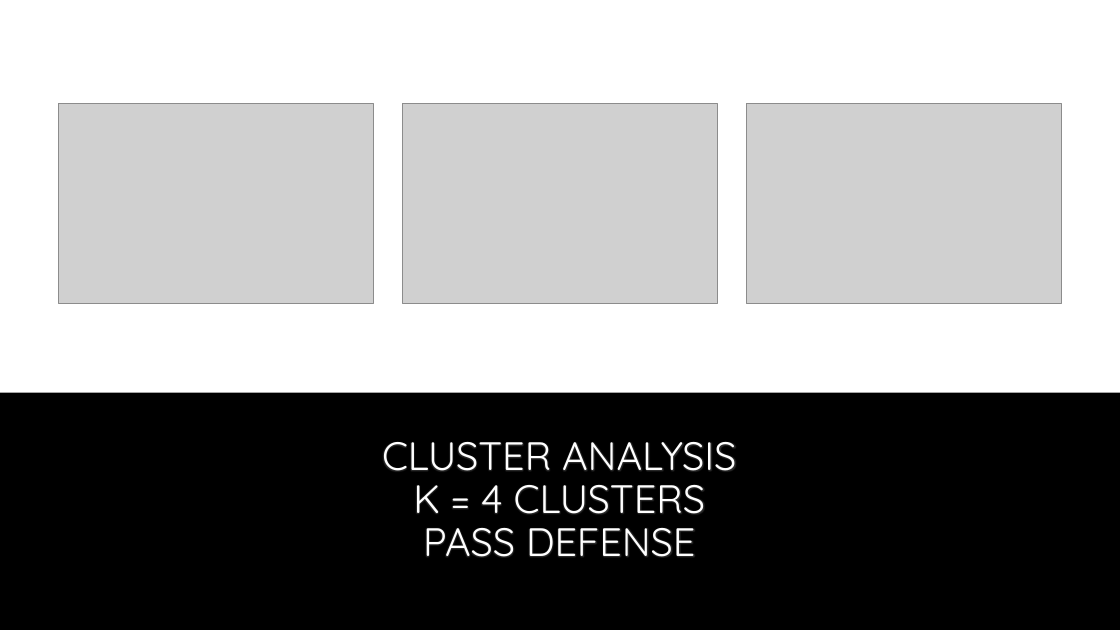
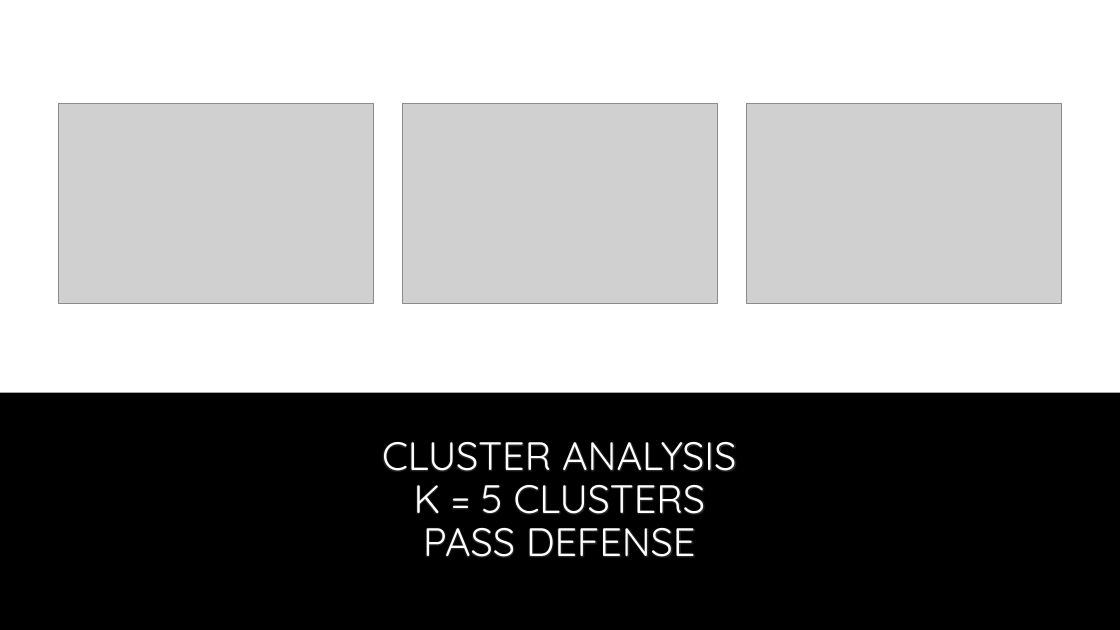
Before and after one commit to darkhark/2019JAX_PlayByPlay, a slide deck: slide 14 of Presentation.pptx (slide 13 before the commit). Drawn at 1120x630 pixels with LibreOffice and Linux fonts; fonts in the diff are those of the drawing; grey boxes stand for pictures; background and template pictures are left out. Boxes give left, top, right and bottom in pixels: in the first picture for what was removed or moved away, otherwise in the second. Text is boxed around its words. In the diff, an @@ line names an element or a change of style, - is before the commit and + after.

```diff
--- a/Presentation.pptx
+++ b/Presentation.pptx
@@ title at (382, 442, 736, 557): text changed @@
-CLUSTER ANALYSIS
-K = 4 CLUSTERS
-PASS DEFENSE
+CLUSTER ANALYSIS
+K = 5 CLUSTERS
+PASS DEFENSE
```
Also in this commit, not shown: 5 other slides changed, 5 slides added, 1 other file.
